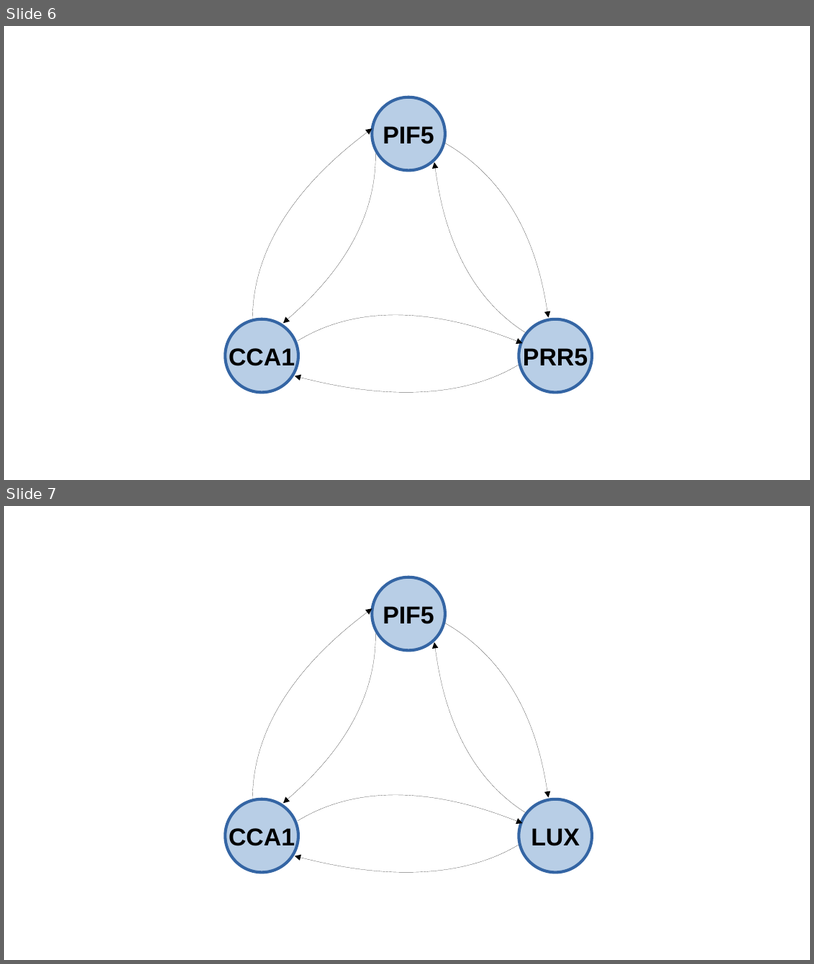
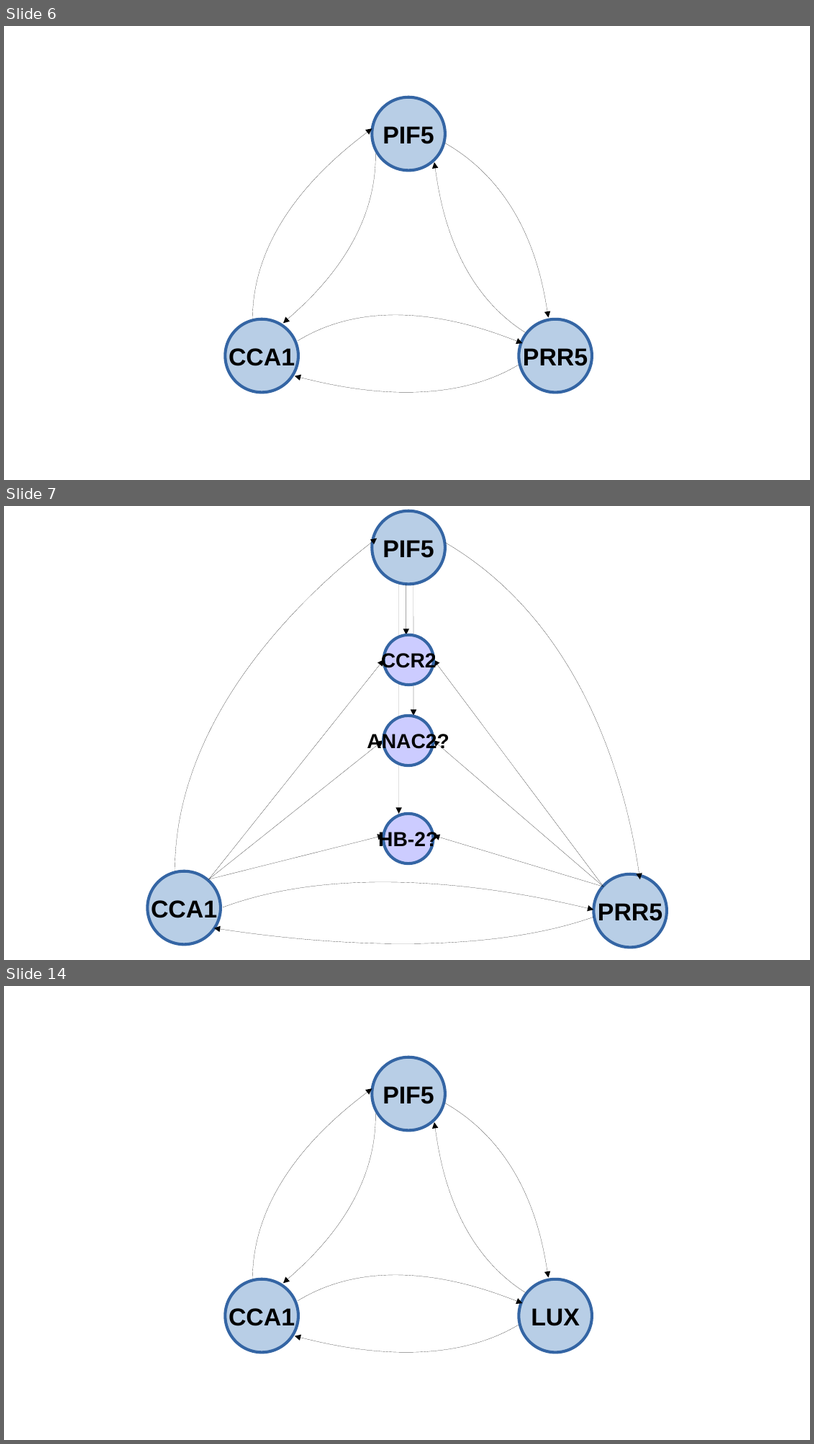
Before and after one commit to fran-romero-campero/ATTRACTOR, a slide deck: network/analysis/network_motives/motifs_3.odp. Shown one above the other, each under a label of ours: slides 6 and 7 before the commit, slides 6, 7 and 14 after it; the slides between them are not shown. The pictures are 814x964 and 814x1444 pixels, drawn with LibreOffice and Linux fonts; fonts in the diff are those of the drawing. Boxes give left, top, right and bottom in pixels: in the first picture for what was removed or moved away, otherwise in the second. Text is boxed around its words. In the diff, an @@ line names an element or a change of style, - is before the commit and + after.

```diff
--- a/network/analysis/network_motives/motifs_3.odp
+++ b/network/analysis/network_motives/motifs_3.odp
@@ slide 7 added at (x1=4, y1=506, x2=810, y2=960), background #FFFFFF @@
@@ ellipse added at (x1=372, y1=511, x2=445, y2=584), fill #729FCF at 50% opacity, outline #3465A4 2.89 pt, 24 pt, text #000000, bold @@
+PIF5
@@ freeform shape added at (x1=175, y1=538, x2=377, y2=871), outline #000000 0 pt @@
@@ freeform shape added at (x1=445, y1=543, x2=640, y2=879), outline #000000 0 pt @@
@@ arrow added from (399, 584) to (399, 813), #000000 0 pt @@
@@ arrow added from (406, 584) to (406, 635), #000000 0 pt @@
@@ arrow added from (414, 584) to (414, 716), #000000 0 pt @@
@@ ellipse added at (x1=383, y1=635, x2=434, y2=685), fill #CCCCFF, outline #3465A4 2.89 pt, 20 pt, text #000000, bold @@
+CCR2
@@ arrow added from (209, 879) to (383, 659), #000000 0 pt @@
@@ arrow added from (604, 886) to (435, 659), #000000 0 pt @@
@@ ellipse added at (x1=383, y1=716, x2=434, y2=765), fill #CCCCFF, outline #3465A4 2.89 pt, 20 pt, text #000000, bold @@
+ANAC2?
@@ arrow added from (209, 879) to (383, 740), #000000 0 pt @@
@@ arrow added from (604, 886) to (434, 740), #000000 0 pt @@
@@ ellipse added at (x1=383, y1=813, x2=434, y2=863), fill #CCCCFF, outline #3465A4 2.89 pt, 20 pt, text #000000, bold @@
+HB-2?
@@ arrow added from (209, 879) to (383, 835), #000000 0 pt @@
@@ arrow added from (604, 886) to (435, 835), #000000 0 pt @@
@@ ellipse added at (x1=147, y1=871, x2=221, y2=944), fill #729FCF at 50% opacity, outline #3465A4 2.89 pt, 24 pt, text #000000, bold @@
+CCA1
@@ freeform shape added at (x1=223, y1=883, x2=594, y2=909), outline #000000 0 pt @@
@@ ellipse added at (x1=594, y1=874, x2=668, y2=947), fill #729FCF at 50% opacity, outline #3465A4 2.89 pt, 24 pt, text #000000, bold @@
+PRR5
@@ freeform shape added at (x1=214, y1=916, x2=594, y2=942), outline #000000 0 pt @@
@@ what was slide 7 is now slide 14 @@
```
Also in this commit, not shown: 7 other slides added, 44 other files.
